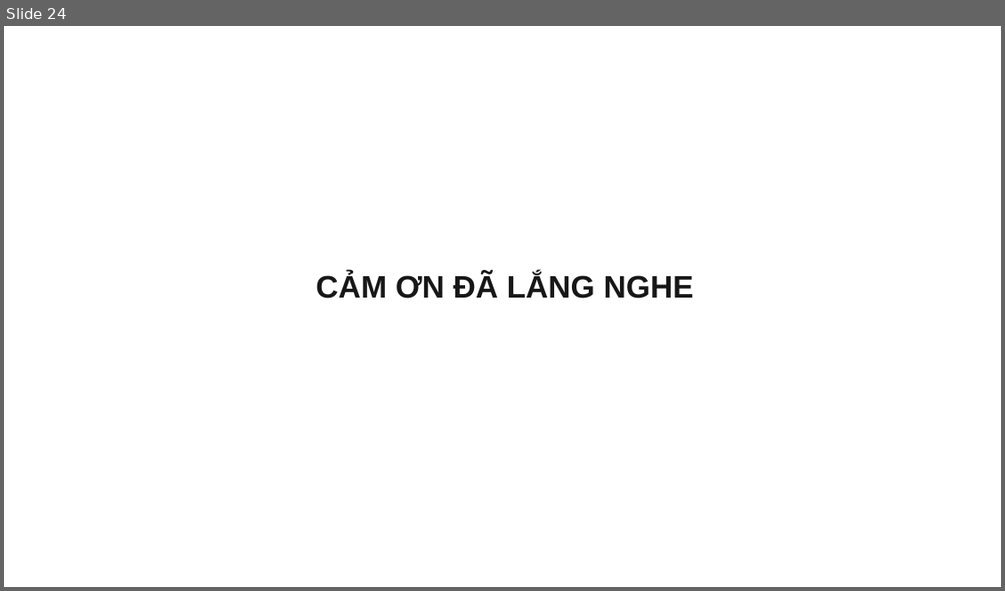
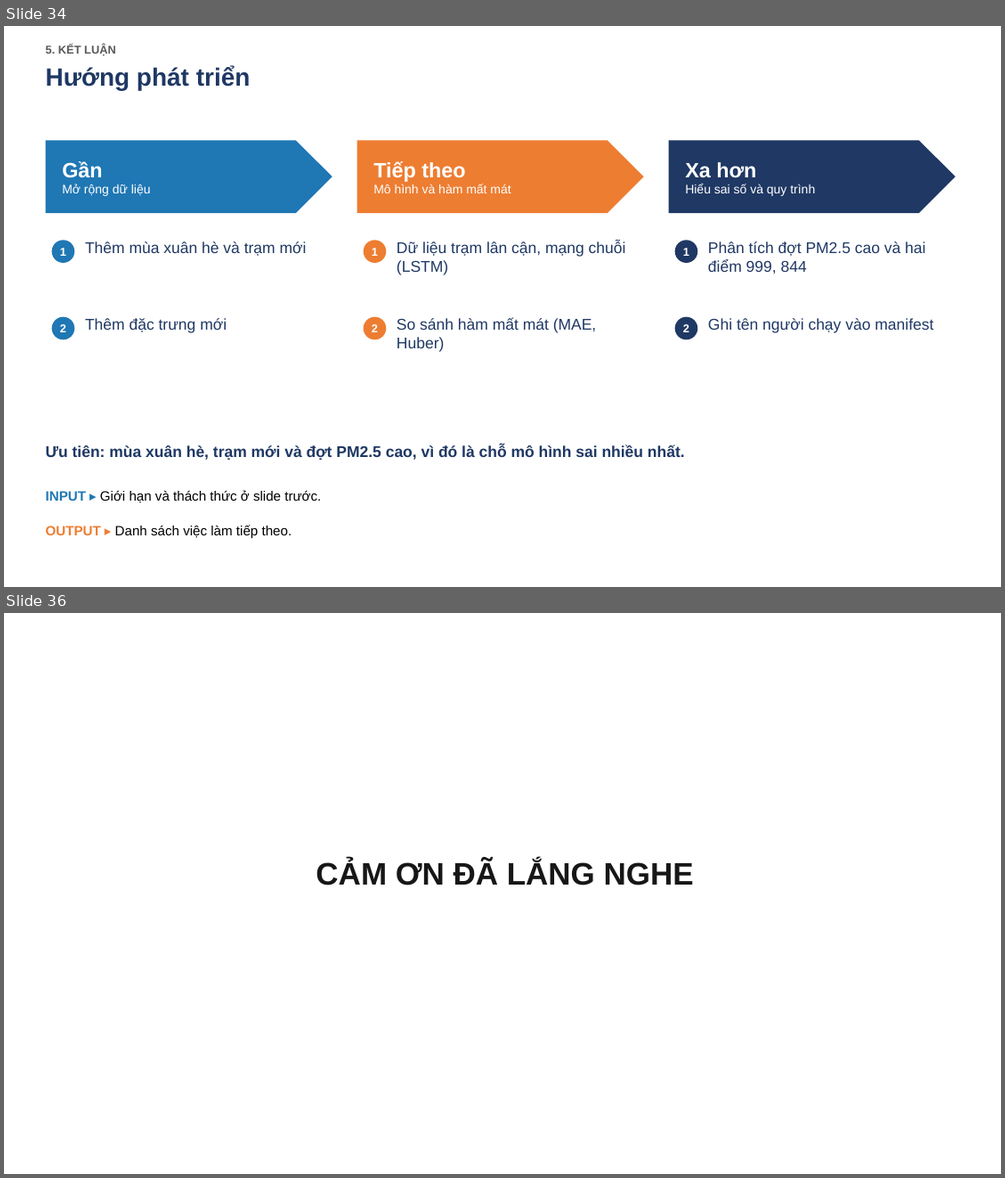
Before and after one commit to bjruly/sgu_finalproject_machinelearning_2026-2027, a slide deck: docs/Nhom10_Slide.pptx. Shown one above the other, each under a label of ours: slide 24 before the commit, slides 34 and 36 after it; the slides between them are not shown. The pictures are 1005x591 and 1005x1178 pixels, drawn with LibreOffice and Linux fonts; fonts in the diff are those of the drawing. Boxes give left, top, right and bottom in pixels: in the first picture for what was removed or moved away, otherwise in the second. Text is boxed around its words. In the diff, an @@ line names an element or a change of style, - is before the commit and + after.

```diff
--- a/docs/Nhom10_Slide.pptx
+++ b/docs/Nhom10_Slide.pptx
@@ slide 34 added at (x1=4, y1=26, x2=1001, y2=587), background #FFFFFF @@
@@ text added at (x1=46, y1=45, x2=116, y2=56), 11 pt, text #595959, bold @@
+5. KẾT LUẬN
@@ text added at (x1=46, y1=66, x2=251, y2=90), 24 pt, text #1F3864, bold @@
+Hướng phát triển
@@ pentagon arrow added at (x1=46, y1=141, x2=332, y2=213), fill #1F77B4, 12 pt, text #FFFFFF @@
+Gần
+Mở rộng dữ liệu
@@ pentagon arrow added at (x1=357, y1=141, x2=643, y2=213), fill #ED7D31, 12 pt, text #FFFFFF @@
+Tiếp theo
+Mô hình và hàm mất mát
@@ pentagon arrow added at (x1=669, y1=141, x2=955, y2=213), fill #1F3864, 12 pt, text #FFFFFF @@
+Xa hơn
+Hiểu sai số và quy trình
@@ ellipse added at (x1=52, y1=240, x2=75, y2=263), fill #1F77B4, 11 pt, text #FFFFFF, bold @@
+1
@@ text added at (x1=85, y1=241, x2=307, y2=256), 15 pt, text #1F3864 @@
+Thêm mùa xuân hè và trạm mới
@@ ellipse added at (x1=364, y1=240, x2=387, y2=263), fill #ED7D31, 11 pt, text #FFFFFF, bold @@
+1
@@ text added at (x1=396, y1=241, x2=626, y2=275), 15 pt, text #1F3864 @@
+Dữ liệu trạm lân cận, mạng chuỗi (LSTM)
@@ ellipse added at (x1=675, y1=240, x2=698, y2=263), fill #1F3864, 11 pt, text #FFFFFF, bold @@
+1
@@ text added at (x1=708, y1=241, x2=925, y2=273), 15 pt, text #1F3864 @@
+Phân tích đợt PM2.5 cao và hai điểm 999, 844
@@ ellipse added at (x1=52, y1=317, x2=75, y2=340), fill #1F77B4, 11 pt, text #FFFFFF, bold @@
+2
@@ text added at (x1=85, y1=318, x2=226, y2=333), 15 pt, text #1F3864 @@
+Thêm đặc trưng mới
@@ ellipse added at (x1=364, y1=317, x2=387, y2=340), fill #ED7D31, 11 pt, text #FFFFFF, bold @@
+2
@@ text added at (x1=396, y1=318, x2=597, y2=352), 15 pt, text #1F3864 @@
+So sánh hàm mất mát (MAE, Huber)
@@ ellipse added at (x1=675, y1=317, x2=698, y2=340), fill #1F3864, 11 pt, text #FFFFFF, bold @@
+2
@@ text added at (x1=708, y1=318, x2=933, y2=333), 15 pt, text #1F3864 @@
+Ghi tên người chạy vào manifest
@@ text added at (x1=46, y1=444, x2=685, y2=459), 15 pt, text #1F3864, bold @@
+Ưu tiên: mùa xuân hè, trạm mới và đợt PM2.5 cao, vì đó là chỗ mô hình sai nhiều nhất.
@@ text added at (x1=46, y1=490, x2=321, y2=503), 13 pt, text #000000 @@
+INPUT ▸ Giới hạn và thách thức ở slide trước.
@@ text added at (x1=46, y1=524, x2=292, y2=538), 13 pt, text #000000 @@
+OUTPUT ▸ Danh sách việc làm tiếp theo.
@@ what was slide 24 is now slide 36 @@
```
Also in this commit, not shown: 5 slides changed, 29 other slides added, 18 slides removed, 5 other files.
